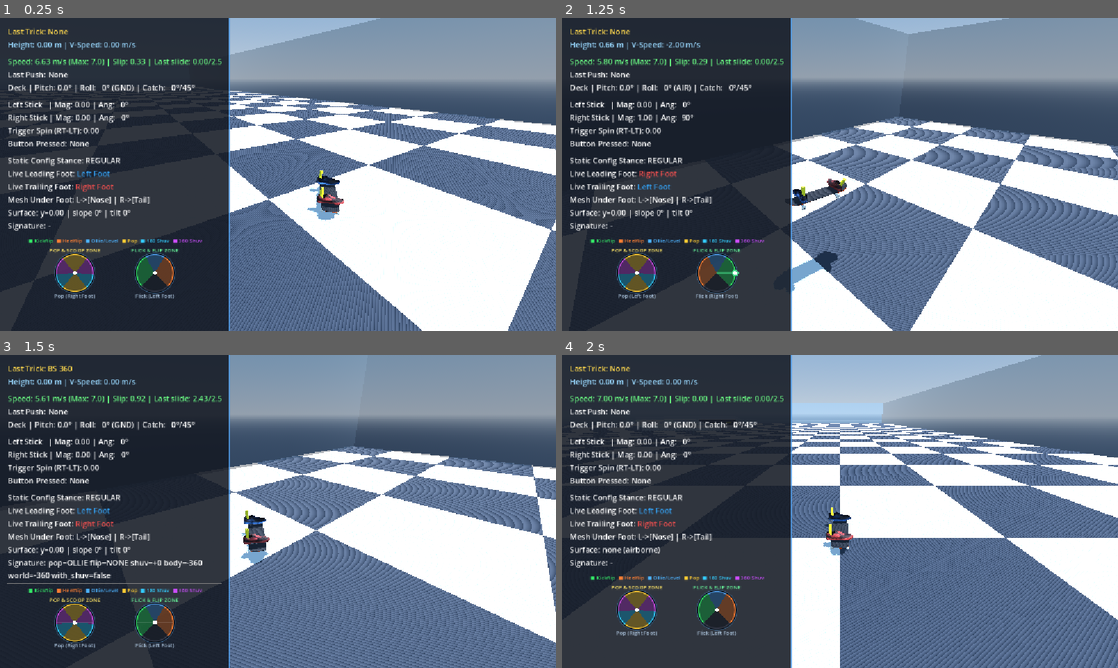
Above: before the commit, frames 1-4 (two rows, left to right).
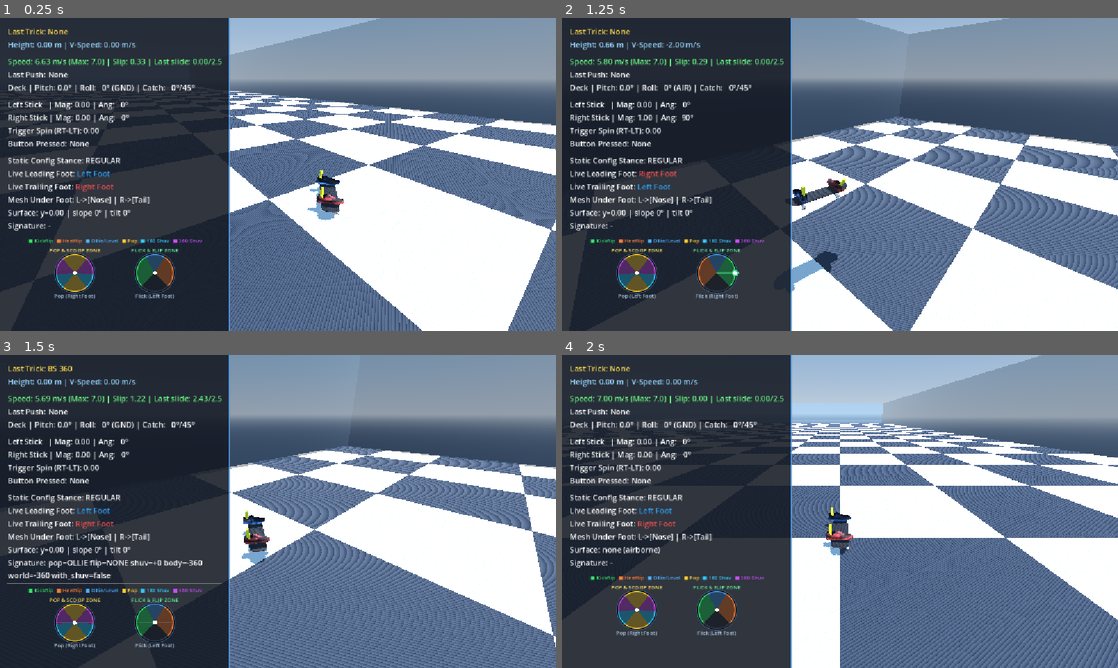
Above: after the commit, the same moments.

Repository: nklunder/skate-sim
Game: Godot game, scene res://tests/carve_and_push.tscn
The game is run twice, just before and just after one commit, with the same random seed, the same clock (stepped at 60 frames per second) and the same inputs. This scene is started directly instead of the project's main scene.
Inputs (mouse positions are in pixels of both pictures, inside the frame that each line leads up to):
- Up to frame 1 (0.25 s): no input
- Up to frame 2 (1.25 s): tap Enter at 0.5 s; move the mouse to (962, 158) at 0.52 s; hold Right (ui_right) from 0.53 s (still down); hold L from 0.53 s (still down); click (962, 158) at 0.67 s; tap Space at 0.77 s
- Up to frame 3 (1.5 s): release Right (ui_right) at 1.25 s; release L at 1.25 s; drag from (166, 527) to (250, 574) at 1.27 s
- Up to frame 4 (2 s): no input

Frames 1-2 are identical in both runs. In frame 3, 9.9% of the frame differs, in the area x 8-100%, y 13-100%; in frame 4, nothing differs.

Commit message:
fix the landing skid: pace grip with a budget, not a latch
Reported as "on landing, hold a trigger and you skid in that direction".
Reproduced at 89.8 deg off the rolling axis - travelling essentially
sideways - with grip capped for 127 of 150 frames.

_realigning was a boolean latch set at every touchdown. While true it
capped wheel grip at speed * landing_turn_rate_deg, about 7 m/s^2
against wheel_side_grip's 40, so a crooked landing swings into line
smoothly instead of snapping. It cleared only once live lateral speed
fell under 0.02 m/s.

But steering GENERATES lateral speed, at roughly 21 m/s^2 at full lean -
faster than the capped grip removed it. So holding a trigger through a
landing meant the clear condition never arrived. Weak grip kept lateral
high, high lateral kept grip weak, and the rider drove the loop
directly.

The flaw underneath was that one number could not tell two things apart:
sideways speed LEFT OVER from the landing, which should be paced for
smoothness, and sideways speed the rider is CREATING right now by
carving, which the wheels should fight at full strength.

_landing_residual is now a budget that only ever shrinks. Armed once, in
_evaluate_touchdown_landing, with the sideways speed actually arrived
with; drains at the paced rate; grip removes everything above it at full
strength. At touchdown lateral equals the budget, so the residual works
off at exactly landing_turn_rate_deg and the landing is unchanged - the
185/175 cases reproduce dir 1.00 and cam 1.04 exactly. Steering-added
lateral sits above the budget and meets full grip, and nothing the rider
does can raise the budget, so the loop cannot form.

Adds three regression cases covering both lean signs against both
residual directions. That was the hole: this mechanism was hypothesised
first and wrongly dismissed, because the disproving test carved after a
STRAIGHT landing where the latch cleared on frame 1, and its one
counter-steer case bailed to zero speed and measured nothing. A test
that never reaches the state it is testing clears nothing.

35/35 across three suites.

Co-Authored-By: Claude Opus 5 <noreply@anthropic.com>

Diff:
--- a/scripts/player/SkaterController.gd
+++ b/scripts/player/SkaterController.gd
@@ -229,11 +229,22 @@
 ## full lean the board yaws ~172 deg/s, so a permanent cap here would make every hard turn drift.
 ## Same transient-versus-steady-state split the camera needed two rates for.
 @export var landing_turn_rate_deg: float = 60.0
-## True while the wheels are still pulling travel back onto the board axis after a landing. A state
-## flag rather than a fixed window deliberately: how long realignment takes depends on the residual
-## AND the speed, so any fixed duration would expire mid-swing on slow, badly-rotated landings and
-## reintroduce the jerk it was added to remove.
-var _realigning: bool = false
+## Sideways speed still owed from the last landing, in m/s. A BUDGET that only ever shrinks - never
+## a state flag inferred from live lateral speed.
+##
+## That distinction is the whole fix for the landing skid. The old version was a boolean latch that
+## capped grip and cleared itself once live lateral fell under 0.02 m/s. But steering GENERATES
+## lateral speed, and at full lean it generates it faster than the capped grip removes it - so
+## holding a trigger through a touchdown meant the clear condition never arrived, the cap never
+## lifted, and the board slid sideways for as long as the trigger was held. Weak grip kept lateral
+## high, and high lateral kept grip weak: a positive feedback loop the rider drove directly.
+##
+## The flaw underneath was that one number could not tell two things apart - sideways speed LEFT
+## OVER from the landing, which should be worked off smoothly at a paced rate, and sideways speed
+## the rider is CREATING right now by carving, which the wheels should fight at full strength.
+## Recording the residual explicitly at touchdown separates them: it decays on its own schedule and
+## nothing the rider does can top it back up.
+var _landing_residual: float = 0.0
 ## THE authoritative motion state, in world space. Deliberately not rebuilt from orientation each
 ## frame: `velocity = -basis.z * current_speed` made travel and facing the same quantity, so the
 ## skater could only ever move exactly where the board pointed. That is what forced landings to snap
@@ -573,15 +584,23 @@
 	# now has weight to it.
 	var axis: Vector3 = _board_axis()
 	var lateral: Vector3 = flat - axis * flat.dot(axis)
-	# While realigning from a landing, cap the lateral force at whatever turns travel no faster than
-	# landing_turn_rate_deg. Lateral speed relates to heading as v_lat ~= speed * angle, so bounding
-	# the force to speed * angular_rate bounds the angle swing directly, at any speed.
-	var grip: float = wheel_side_grip
-	if _realigning:
-		grip = minf(grip, flat.length() * deg_to_rad(landing_turn_rate_deg))
-		if lateral.length() < 0.02:
-			_realigning = false
-	flat += lateral.move_toward(Vector3.ZERO, grip * delta) - lateral
+
+	# The landing residual melts at a paced rate rather than being scrubbed off by grip. Lateral
+	# speed relates to heading as v_lat ~= speed * angle, so draining the budget at
+	# speed * angular_rate turns travel at exactly landing_turn_rate_deg, at any speed - which is
+	# what makes a crooked landing swing into line smoothly instead of snapping.
+	_landing_residual = maxf(0.0,
+		_landing_residual - flat.length() * deg_to_rad(landing_turn_rate_deg) * delta)
+
+	# Grip then removes everything ABOVE that budget at full strength. Two consequences, and they
+	# are the entire point:
+	#   - At touchdown lateral equals the budget, so limit_length() is a no-op and the residual
+	#     works off at the paced rate. The landing feels exactly as it did.
+	#   - Lateral the rider adds by STEERING sits above the budget, so it meets full grip and is
+	#     scrubbed immediately. Carving stays tight, and a held trigger can no longer prop the
+	#     board sideways, because nothing the rider does can raise the budget.
+	# Once the budget reaches zero this is a plain move_toward(ZERO), i.e. ordinary wheel grip.
+	flat += lateral.move_toward(lateral.limit_length(_landing_residual), wheel_side_grip * delta) - lateral
 
 	# Rolling friction opposes travel and can never reverse it. move_toward lands exactly on zero, so
 	# a gradient whose fall line is weaker than friction simply has everything gravity just added
@@ -899,7 +918,6 @@
 		global_position.y = _surface_ride_y()
 		vertical_velocity = 0.0
 		is_grounded = true
-		_realigning = true
 		if landing_dip_ref_speed > 0.0:
 			_landing_dip = minf(impact / landing_dip_ref_speed, 1.0) * landing_dip_max
 		current_aerial_spin_rate = 0.0
@@ -1107,7 +1125,12 @@
 	var flat_v := Vector3(velocity.x, 0.0, velocity.z)
 	var land_axis: Vector3 = _board_axis()
 	last_landing_slide = (flat_v - land_axis * flat_v.dot(land_axis)).length()
+	# Arm the realignment budget with the sideways speed actually arrived with. Set HERE, where that
+	# speed is measured, and nowhere else - a second writer is exactly how it would start growing
+	# again, which is the failure the budget replaced.
+	_landing_residual = last_landing_slide
 	if last_landing_slide > max_landing_slide:
+		_landing_residual = 0.0 # Washed out; momentum is killed below, so there is nothing to pace.
 		trick.trick_status_string = "BAIL! (Sideways Landing / Wheel Skid)"
 		_kill_momentum()
 		board_pivot.rotation_degrees.x = 0.0
--- a/tests/carve_and_push.gd
+++ b/tests/carve_and_push.gd
@@ -7,7 +7,7 @@
 ## in a car game". Three plausible mechanisms were proposed and all three were DISPROVEN here, which
 ## is why the cases stay: each one now pins the behaviour that was suspected.
 ##
-##   1. `_realigning` latching grip weak forever. It caps grip at speed * landing_turn_rate_deg
+##   1. `_realigning` latching grip weak forever. It capped grip at speed * landing_turn_rate_deg
 ##      (~7 m/s^2 against wheel_side_grip's 40) and clears only under 0.02 m/s of lateral - so a
 ##      sustained carve looked able to regenerate lateral faster than the capped grip removed it and
 ##      keep itself armed. Measured: clears within ~6 frames. Not it.
@@ -48,6 +48,14 @@
 var _trail_axle_start: Vector3 = Vector3.ZERO
 var _lead_axle_drift: float = 0.0
 var _trail_axle_drift: float = 0.0
+var _landed: bool = false
+var _air_frames: int = 0
+## Worst off-axis angle seen AFTER the landing residual has had time to work off. The residual
+## itself is a legitimate transient - a 15 deg landing IS 15 deg off-axis on the touchdown frame -
+## so judging on the peak would fail a correct implementation. What must not happen is the board
+## still sliding once the residual is spent.
+var _settled_off_axis: float = 0.0
+const SETTLE_FRAMES: int = 60
 
 # speed: initial roll along the board's own -Z.
 # lean: trigger deflection held for the whole run.
@@ -79,6 +87,22 @@
 	{"label": "kickturn, forward", "speed": 0.3, "lean": 1.0, "run": 150, "check_anchor": true},
 	{"label": "kickturn switch / after 180", "speed": 0.3, "lean": 1.0, "run": 150,
 		"pivot_yaw": 180.0, "check_anchor": true},
+	# THE SKID. Reported as "on landing, hold a trigger and you start skidding in that direction."
+	#
+	# Touchdown caps wheel grip while the wheels drag travel back onto the board axis, and clears
+	# that cap only once lateral speed falls under 0.02 m/s. Steering GENERATES lateral speed, and at
+	# full lean it generates it faster than the capped grip removes it - so holding a trigger through
+	# a landing stops the cap ever clearing, and the board keeps sliding for as long as you hold it.
+	#
+	# Both lean signs, because the residual has a direction: steering INTO it shrinks lateral and
+	# hides the bug, steering AWAY from it feeds the loop. An earlier version of this suite tested
+	# only the first and wrongly concluded the mechanism was innocent.
+	{"label": "land 15 deg, then hold lean +", "speed": 7.0, "lean": 1.0, "run": 150,
+		"land_yaw": 15.0, "max_settled_off_axis": 4.0, "max_realign_frames": 40},
+	{"label": "land 15 deg, then hold lean -", "speed": 7.0, "lean": -1.0, "run": 150,
+		"land_yaw": 15.0, "max_settled_off_axis": 4.0, "max_realign_frames": 40},
+	{"label": "land -15 deg, then hold lean +", "speed": 7.0, "lean": 1.0, "run": 150,
+		"land_yaw": -15.0, "max_settled_off_axis": 4.0, "max_realign_frames": 40},
 ]
 
 func _ready() -> void:
@@ -97,6 +121,7 @@
 	_max_off_axis = 0.0
 	_max_speed = 0.0
 	_max_pos_jump = 0.0
+	_settled_off_axis = 0.0
 	_realigning_frames = 0
 	_prev_pos = _skater.global_position
 	_start_heading = _skater.rotation_degrees.y
@@ -108,11 +133,37 @@
 	_trail_axle_start = _axle_world(1.0)
 	_lead_axle_drift = 0.0
 	_trail_axle_drift = 0.0
+	_landed = not CASES[_case].has("land_yaw")
+	_air_frames = 0
 
 func _physics_process(delta: float) -> void:
 	if _reported or _skater == null:
 		return
 	var c: Dictionary = CASES[_case]
+
+	# Landing cases pop first and hold a board yaw through the flight, so touchdown deposits a real
+	# heading residual and arms the grip cap. Measurement starts on the first GROUNDED frame.
+	if c.has("land_yaw") and not _landed:
+		_air_frames += 1
+		if _air_frames == 5:
+			var st: TrickState = _skater.trick
+			var sig := TrickSignature.new()
+			sig.pop = TrickSignature.Pop.OLLIE
+			st.current_trick = sig
+			st.current_pop_state = TrickState.PopState.POPPED
+			st.pop_impulse_triggered = true
+			return
+		if _air_frames > 5 and not _skater.is_grounded:
+			_skater.board_pivot.rotation_degrees.y = c["land_yaw"]
+			return
+		if _air_frames > 5 and _skater.is_grounded:
+			_landed = true
+			_prev_pos = _skater.global_position
+			_prev_heading = _skater.rotation_degrees.y
+			_lead_axle_start = _axle_world(-1.0)
+			_trail_axle_start = _axle_world(1.0)
+		else:
+			return
 	_frame += 1
 
 	# Rewritten every tick: _poll_inputs() zeroes lean with no device attached.
@@ -123,9 +174,11 @@
 	var heading: float = _skater.rotation_degrees.y
 	_turned += rad_to_deg(angle_difference(deg_to_rad(_prev_heading), deg_to_rad(heading)))
 	_prev_heading = heading
-	if _skater._realigning:
+	if _skater._landing_residual > 0.0:
 		_realigning_frames += 1
 	_max_off_axis = maxf(_max_off_axis, _travel_vs_board())
+	if _frame > SETTLE_FRAMES:
+		_settled_off_axis = maxf(_settled_off_axis, _travel_vs_board())
 	_max_speed = maxf(_max_speed, _skater.current_speed)
 	# Motion this frame that velocity does not account for. Ordinary integration leaves this at zero;
 	# the kickturn's axle anchoring shows up here, and an anchor flipping axles would show up big.
@@ -166,12 +219,22 @@
 	var c: Dictionary = CASES[_case]
 	var problems: Array[String] = []
 	var turned: float = absf(_turned)
-	var detail: String = "turned %5.1f deg | offAxis %4.1f | peak %4.2f m/s | posJump %.4f m | realign %d/%d" % [
-		turned, _max_off_axis, _max_speed, _max_pos_jump, _realigning_frames, _frame]
+	var detail: String = "turned %5.1f deg | offAxis %4.1f (settled %4.1f) | peak %4.2f m/s | posJump %.4f m | paced %d/%d" % [
+		turned, _max_off_axis, _settled_off_axis, _max_speed, _max_pos_jump, _realigning_frames, _frame]
 
 	if c.has("max_off_axis") and _max_off_axis > float(c["max_off_axis"]):
 		problems.append("slid %.1f deg off the rolling axis (limit %.1f) - drifting, not carving" % [
 			_max_off_axis, c["max_off_axis"]])
+	# For landing cases: the residual is allowed its transient, but once spent the board must track
+	# its wheels again however hard the rider is steering.
+	if c.has("max_settled_off_axis") and _settled_off_axis > float(c["max_settled_off_axis"]):
+		problems.append("still %.1f deg off-axis %d frames after landing (limit %.1f) - the skid never ended" % [
+			_settled_off_axis, SETTLE_FRAMES, c["max_settled_off_axis"]])
+	# The grip cap is a TRANSIENT for working off a landing residual. Steering must never be able to
+	# keep it alive - if it can, the board slides for as long as the trigger is held.
+	if c.has("max_realign_frames") and _realigning_frames > int(c["max_realign_frames"]):
+		problems.append("grip stayed capped for %d of %d frames - steering is feeding the latch" % [
+			_realigning_frames, _frame])
 	if c.has("max_pos_jump") and _max_pos_jump > float(c["max_pos_jump"]):
 		problems.append("rig moved %.4f m unaccounted for by velocity (limit %.4f)" % [
 			_max_pos_jump, c["max_pos_jump"]])
Not shown, changed: AGENTS.md
Not shown, changed: docs/BUG_ARCHIVE.md
Not shown, changed: docs/CHANGELOG_LEDGER.md
